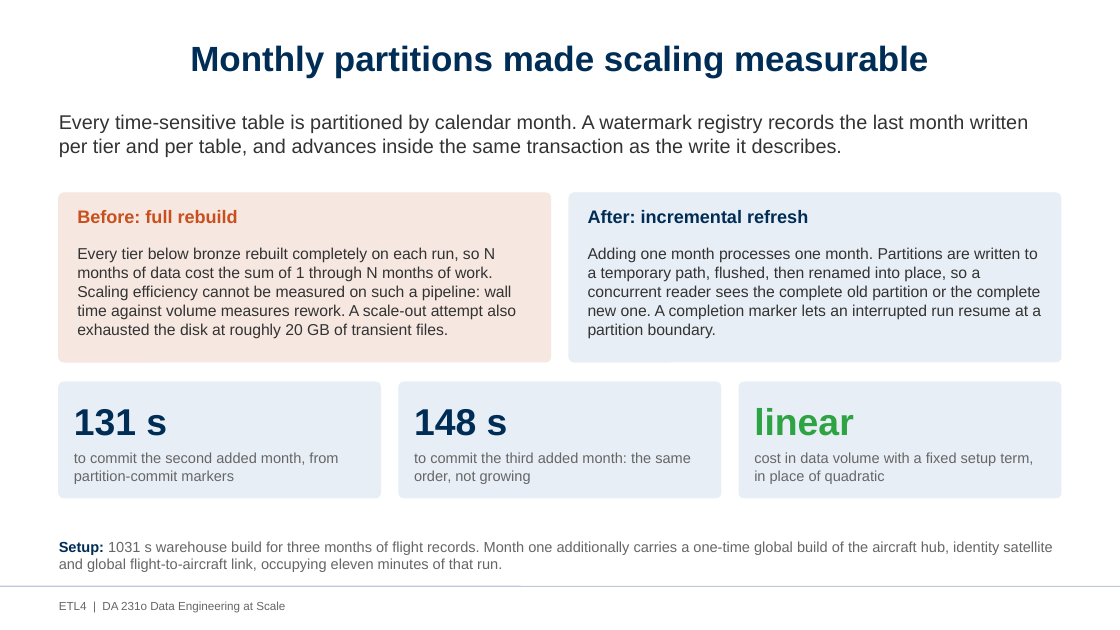
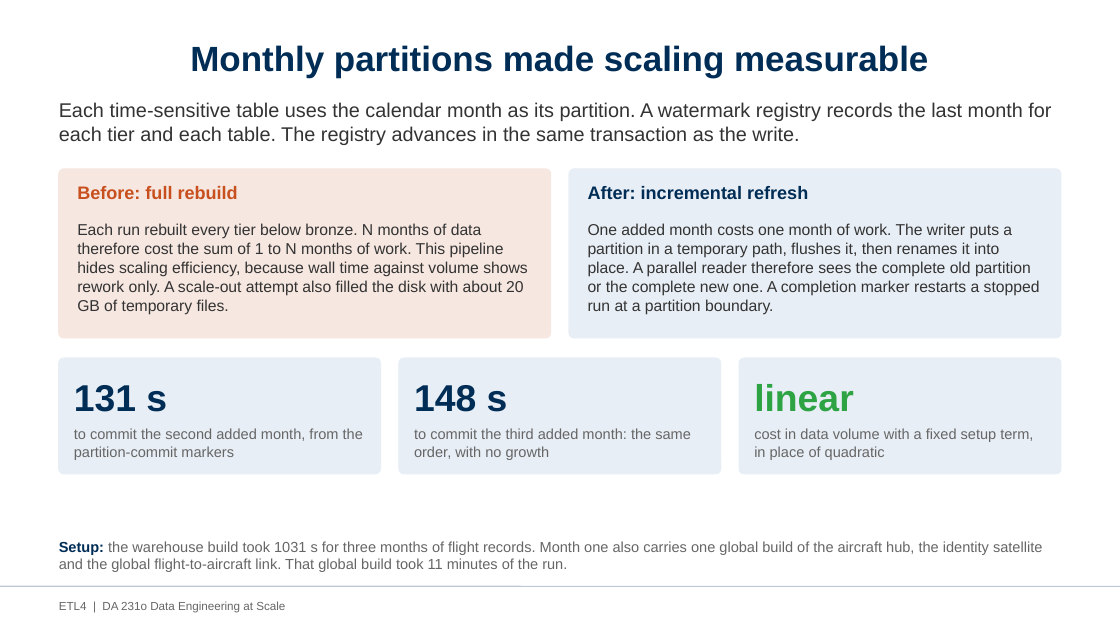
Before and after one commit to AvinashKompalli/Clean-Flight-Paths-from-Noisy-Aircraft-Data-at-Scale, a slide deck: slide 7 of etl4/docs/ETL4_Project_Presentation.pptx. Drawn at 1120x630 pixels with LibreOffice and Linux fonts; fonts in the diff are those of the drawing. Boxes give left, top, right and bottom in pixels: in the first picture for what was removed or moved away, otherwise in the second. Text is boxed around its words. In the diff, an @@ line names an element or a change of style, - is before the commit and + after.

```diff
--- a/etl4/docs/ETL4_Project_Presentation.pptx
+++ b/etl4/docs/ETL4_Project_Presentation.pptx
@@ text at [59, 102, 1051, 145]: text changed @@
-Every time-sensitive table is partitioned by calendar month. A watermark registry records the last month written per tier and per table, and advances inside the same transaction as the write it describes.
+Each time-sensitive table uses the calendar month as its partition. A watermark registry records the last month for each tier and each table. The registry advances in the same transaction as the write.
@@ text at [77, 223, 527, 315]: text changed @@
-Every tier below bronze rebuilt completely on each run, so N months of data cost the sum of 1 through N months of work. Scaling efficiency cannot be measured on such a pipeline: wall time against volume measures rework. A scale-out attempt also exhausted the disk at roughly 20 GB of transient files.
+Each run rebuilt every tier below bronze. N months of data therefore cost the sum of 1 to N months of work. This pipeline hides scaling efficiency, because wall time against volume shows rework only. A scale-out attempt also filled the disk with about 20 GB of temporary files.
@@ text at [588, 223, 1040, 315]: text changed @@
-Adding one month processes one month. Partitions are written to a temporary path, flushed, then renamed into place, so a concurrent reader sees the complete old partition or the complete new one. A completion marker lets an interrupted run resume at a partition boundary.
+One added month costs one month of work. The writer puts a partition in a temporary path, flushes it, then renames it into place. A parallel reader therefore sees the complete old partition or the complete new one. A completion marker restarts a stopped run at a partition boundary.
@@ 6 texts, 5 rounded rectangles: place and size @@
-6 texts, 5 rounded rectangles at [59, 193, 1062, 498]
+6 texts, 5 rounded rectangles at [59, 169, 1062, 474]
@@ text at [74, 428, 363, 460]: text changed @@
-to commit the second added month, from partition-commit markers
+to commit the second added month, from the partition-commit markers
@@ text at [414, 428, 691, 460]: text changed @@
-to commit the third added month: the same order, not growing
+to commit the third added month: the same order, with no growth
@@ text at [59, 541, 1042, 572]: text changed @@
-Setup: 1031 s warehouse build for three months of flight records. Month one additionally carries a one-time global build of the aircraft hub, identity satellite and global flight-to-aircraft link, occupying eleven minutes of that run.
+Setup: the warehouse build took 1031 s for three months of flight records. Month one also carries one global build of the aircraft hub, the identity satellite and the global flight-to-aircraft link. That global build took 11 minutes of the run.
```
Also in this commit, not shown: 14 other slides changed, 3 slides added, 1 slide removed, 1 other file.
